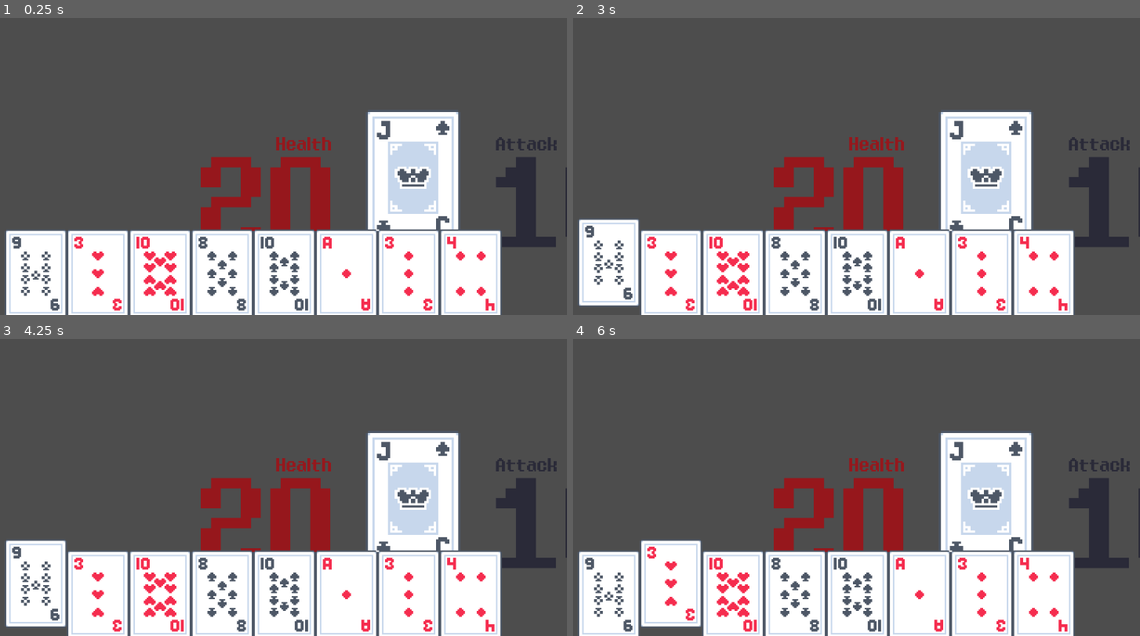
Above: before the commit, frames 1-4 (two rows, left to right).
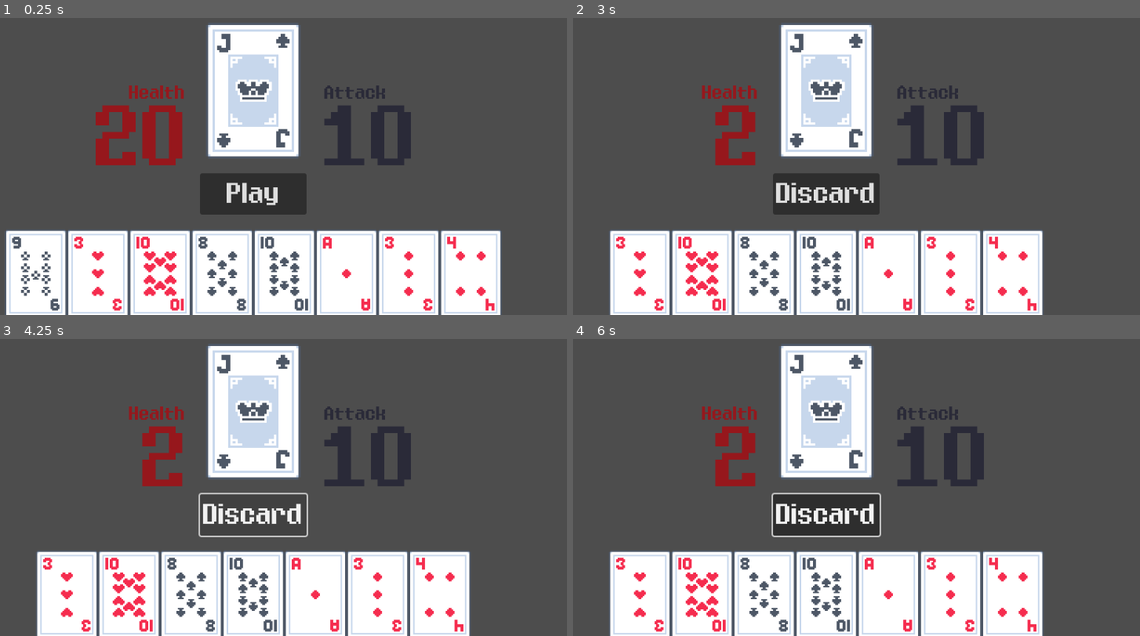
Above: after the commit, the same moments.

Repository: austintian03/regicide-clone
Game: Godot game, scene res://scenes/game.tscn
Two runs of this game, one before a commit and one after it. Both use one fixed random seed, a clock stepped at 60 frames per second and the inputs below.
Inputs (mouse positions are in pixels of both pictures, inside the frame that each line leads up to):
- Up to frame 1 (0.25 s): no input
- Up to frame 2 (3 s): click (828, 193) at 0.5 s, where only the run after the commit has a clickable "Play"; click (828, 193) at 1.25 s, where only the run after the commit has a clickable "Play"; click (828, 193) at 2 s, where only the run after the commit has a clickable "Play"; tap Enter at 2.75 s; move the mouse to (607, 273) at 2.77 s; press the mouse at (607, 273) at 2.78 s
- Up to frame 3 (4.25 s): release the mouse at (34, 594) at 3.5 s; click (255, 514) at 3.5 s, where only the run after the commit has a clickable "Discard"
- Up to frame 4 (6 s): click (828, 514) at 4.25 s, where only the run after the commit has a clickable "Discard"; click (828, 514) at 5 s, where only the run after the commit has a clickable "Discard"; tap Space at 5.75 s; move the mouse to (669, 594) at 5.77 s; right-click (669, 594) at 5.85 s; click (669, 594) at 5.92 s

The runs differ from the first frame. In frame 1, 23% of the frame differs, in the area x 16-100%, y 1-78%; in frame 2, 35%; in frame 3, 34%; in frame 4, 35%, in the area x 0-100%, y 1-100%.

Commit message:
Anchor and adjust positions of buttons and BossUI elements

Diff:
--- a/scenes/game.tscn
+++ b/scenes/game.tscn
@@ -10,38 +10,60 @@
 metadata/_edit_lock_ = true
 
 [node name="CanvasLayer" type="CanvasLayer" parent="."]
+follow_viewport_enabled = true
 
 [node name="HandUI" parent="CanvasLayer" instance=ExtResource("2_yqjtg")]
 
 [node name="PlayButton" type="Button" parent="CanvasLayer"]
-offset_left = 1056.0
-offset_top = 440.0
-offset_right = 1248.0
-offset_bottom = 512.0
+anchors_preset = 7
+anchor_left = 0.5
+anchor_top = 1.0
+anchor_right = 0.5
+anchor_bottom = 1.0
+offset_left = -72.0
+offset_top = -192.0
+offset_right = 72.0
+offset_bottom = -136.0
+grow_horizontal = 2
+grow_vertical = 0
 theme = ExtResource("4_lbhrr")
 text = "Play"
 
 [node name="DiscardButton" type="Button" parent="CanvasLayer"]
 visible = false
-offset_left = 1056.0
-offset_top = 440.0
-offset_right = 1248.0
-offset_bottom = 512.0
+anchors_preset = 7
+anchor_left = 0.5
+anchor_top = 1.0
+anchor_right = 0.5
+anchor_bottom = 1.0
+offset_left = -72.0
+offset_top = -192.0
+offset_right = 72.0
+offset_bottom = -136.0
+grow_horizontal = 2
+grow_vertical = 0
 theme = ExtResource("4_lbhrr")
 disabled = true
 text = "Discard"
 
-[node name="BossUI" type="CanvasGroup" parent="."]
-position = Vector2(0, 24)
+[node name="BossUI" type="CanvasLayer" parent="."]
 
 [node name="BossCard" parent="BossUI" instance=ExtResource("3_lnu2h")]
-position = Vector2(640, 270)
+offset_top = -64.0
+offset_bottom = -64.0
 
 [node name="HealthLabel" type="Label" parent="BossUI"]
-offset_left = 375.0
-offset_top = 194.0
-offset_right = 531.0
-offset_bottom = 257.0
+anchors_preset = 8
+anchor_left = 0.5
+anchor_top = 0.5
+anchor_right = 0.5
+anchor_bottom = 0.5
+offset_left = -248.0
+offset_top = -92.0
+offset_right = -92.0
+offset_bottom = -29.0
+grow_horizontal = 2
+grow_vertical = 2
 theme = ExtResource("4_lbhrr")
 theme_override_colors/font_color = Color(0.588235, 0.0901961, 0.109804, 1)
 theme_override_font_sizes/font_size = 20
@@ -51,11 +73,10 @@
 
 [node name="HealthText" type="Label" parent="BossUI/HealthLabel"]
 layout_mode = 0
-offset_left = -22.0
+offset_left = 35.0
 offset_top = 48.0
-offset_right = 104.0
+offset_right = 161.0
 offset_bottom = 138.0
-scale = Vector2(1.5, 1.5)
 theme_override_colors/font_color = Color(0.588234, 0.0906817, 0.10962, 1)
 theme_override_font_sizes/font_size = 90
 text = "20"
@@ -63,10 +84,17 @@
 vertical_alignment = 1
 
 [node name="AttackLabel" type="Label" parent="BossUI"]
-offset_left = 752.0
-offset_top = 194.0
-offset_right = 908.0
-offset_bottom = 257.0
+anchors_preset = 8
+anchor_left = 0.5
+anchor_top = 0.5
+anchor_right = 0.5
+anchor_bottom = 0.5
+offset_left = 96.0
+offset_top = -92.0
+offset_right = 252.0
+offset_bottom = -29.0
+grow_horizontal = 2
+grow_vertical = 2
 theme = ExtResource("4_lbhrr")
 theme_override_colors/font_color = Color(0.163569, 0.163103, 0.21856, 1)
 theme_override_font_sizes/font_size = 20
@@ -78,7 +106,6 @@
 offset_top = 48.0
 offset_right = 126.0
 offset_bottom = 138.0
-scale = Vector2(1.5, 1.5)
 theme_override_colors/font_color = Color(0.164706, 0.164706, 0.219608, 1)
 theme_override_font_sizes/font_size = 90
 text = "20"
